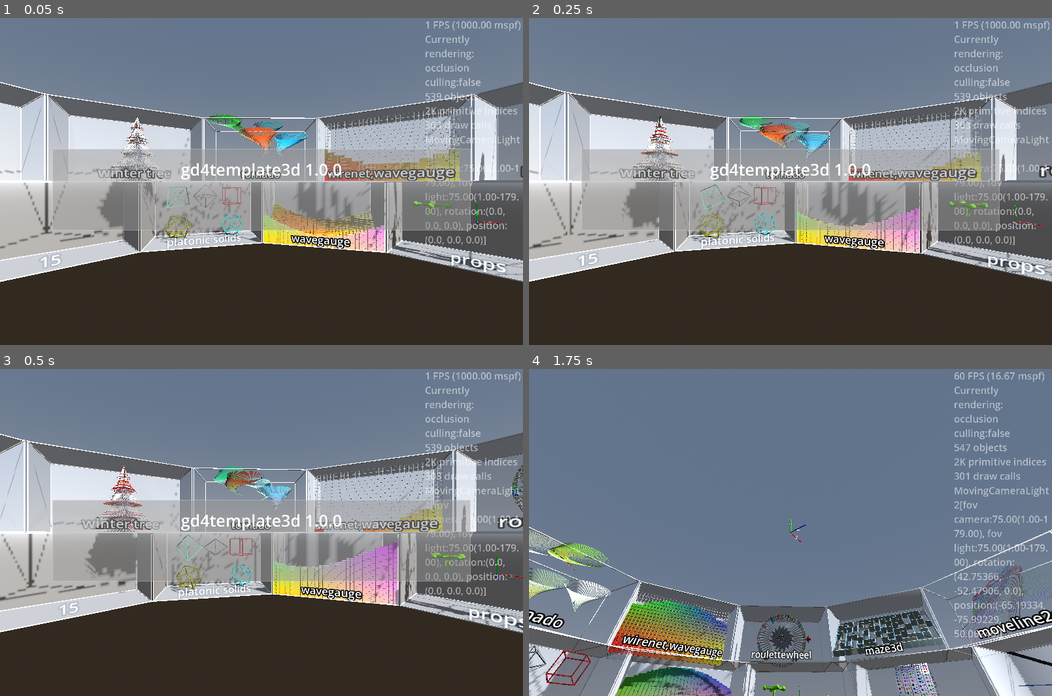
Above: before the commit, frames 1-4 (two rows, left to right).
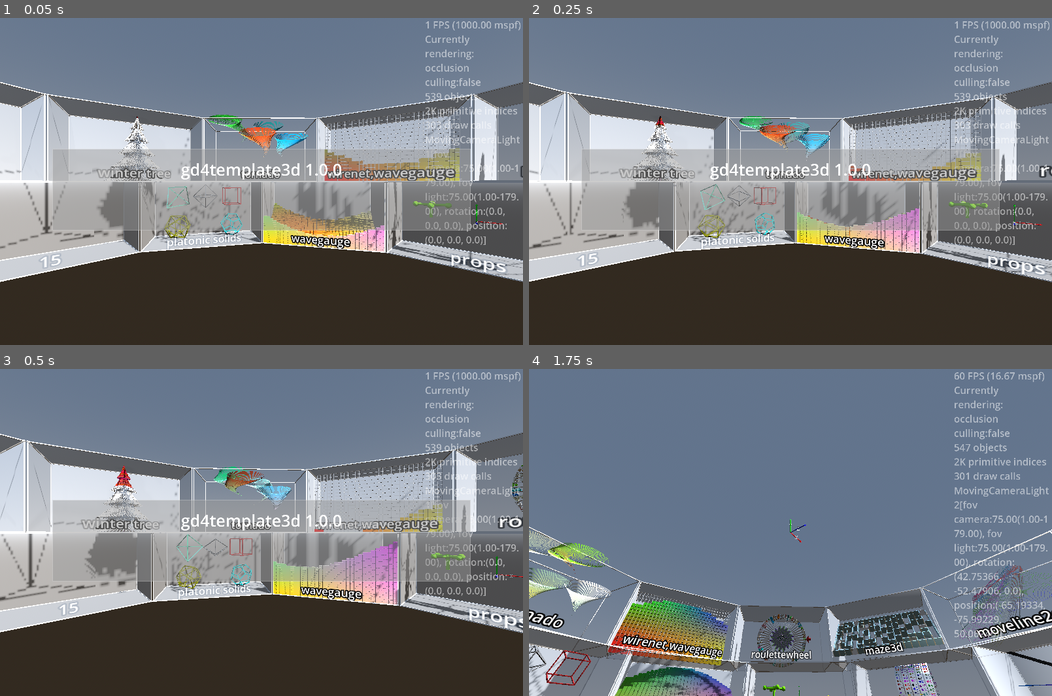
Above: after the commit, the same moments.

Repository: kasworld/gd4template3d
Game: Godot game, scene res://main.tscn
Same seed, same stepped clock (60 frames per second), same inputs: the game is played once before the commit and once after it.
Inputs (mouse positions are in pixels of both pictures, inside the frame that each line leads up to):
- Up to frame 1 (0.05 s): no input
- Up to frame 2 (0.25 s): no input
- Up to frame 3 (0.5 s): no input
- Up to frame 4 (1.75 s): tap Enter at 0.5 s; move the mouse to (905, 516) at 0.52 s; hold Right 0.53-1.28 s; tap Q at 0.6 s; click (905, 516) at 0.67 s; move the mouse to (685, 548) at 1.27 s; hold Down from 1.28 s (still down); tap E at 1.35 s

The runs differ from the first frame. In frame 1, less than 0.1% of the frame differs, in the area x 24-29%, y 30-39%; in frame 2, 0.1%; in frame 3, 0.3%, in the area x 17-29%, y 29-50%; in frame 4, nothing differs.

Commit message:
update line tree color animation

Diff:
--- a/main.gd
+++ b/main.gd
@@ -110,20 +110,43 @@
 	#linetree_color_animate()
 
 var line_tree_inst_index :Array
-var green_color_list := NamedColorList.make_green_color_list()
 var rgb_index :int = 0
 var change_count := 0
-func linetree_color_animate() -> void:
+func linetree_color_animate2() -> void:
 	var lines :MultiMeshShape = line_tree.get_lines()
-	var a :Array = line_tree_inst_index.pick_random()
+	var a :Array = line_tree_inst_index[change_count]
 	var co :Color = RandomColor.rate_color([rgb_index])
 	for i in a:
 		lines.set_inst_color(i, co)
 	change_count +=1
-	if change_count > 200:
+	if change_count >= line_tree_inst_index.size():
 		change_count = 0
 		rgb_index += 1
 		rgb_index %= 3
+
+func linetree_color_animate3() -> void:
+	var lines :MultiMeshShape = line_tree.get_lines()
+	var co :Color = RandomColor.rate_color([rgb_index])
+	for a :Array in line_tree_inst_index:
+		var i = a.pop_front()
+		lines.set_inst_color(i, co)
+		a.push_back(i)
+	change_count +=1
+	if change_count >= line_tree_inst_index[-1].size():
+		change_count = 0
+		rgb_index += 1
+		rgb_index %= 3
+		if rgb_index == 0:
+			line_tree_inst_index = line_tree.make_index_array()
+
+var linetree_color_animate_fn :Callable = linetree_color_animate2
+func linetree_color_animate() -> void:
+	linetree_color_animate_fn.call()
+	if change_count == 0 and rgb_index == 0:
+		if linetree_color_animate_fn == linetree_color_animate2:
+			linetree_color_animate_fn = linetree_color_animate3
+		else:
+			linetree_color_animate_fn = linetree_color_animate2
 
 var wire_cube :MultiMeshShape
 var wire_tetrahedron :MultiMeshShape
